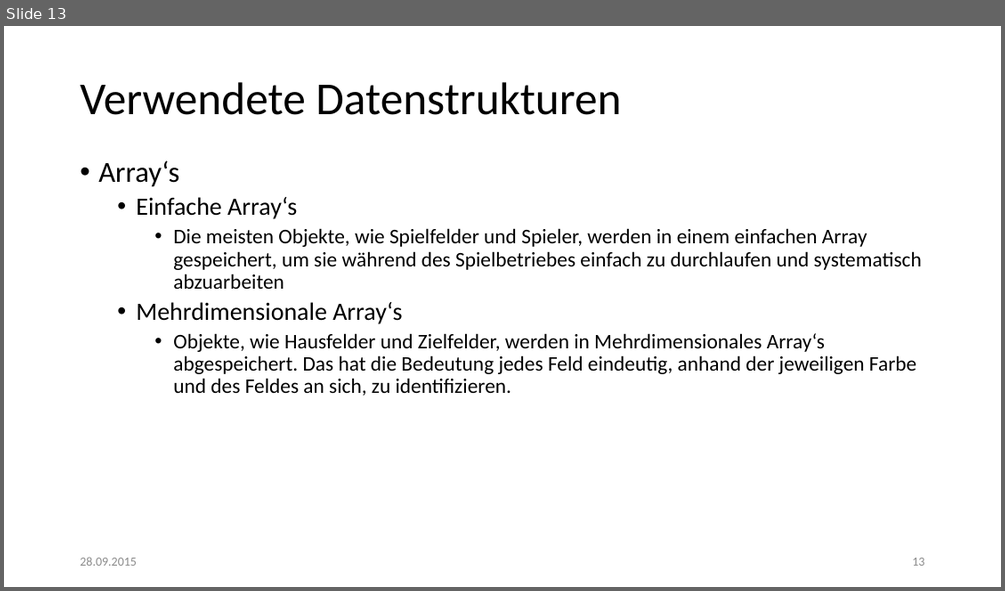
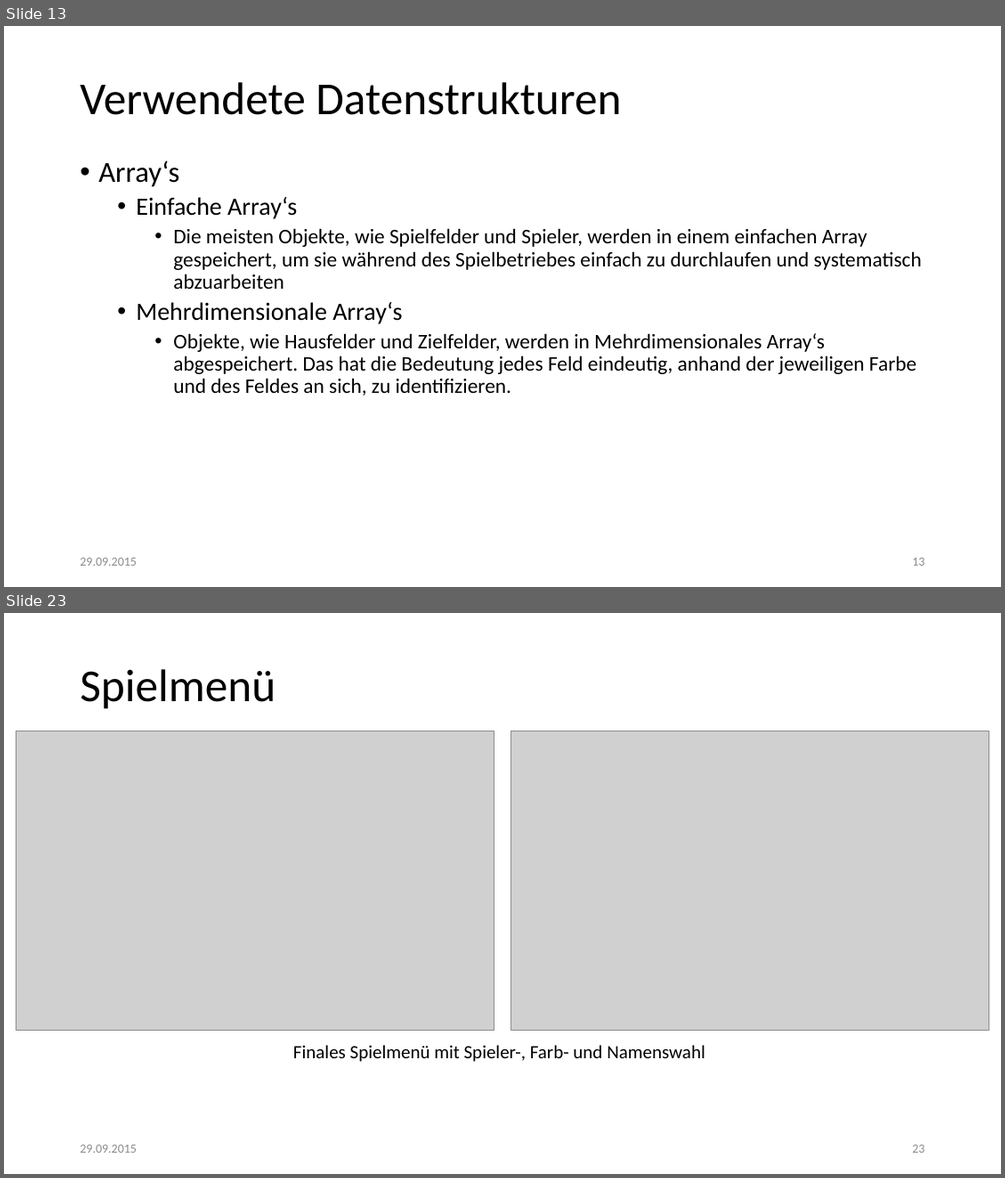
Before and after one commit to lukasleitsch/mensch-aergere-dich-nicht, a slide deck: Finale Präsentation.pptx. Shown one above the other, each under a label of ours: slide 13 before the commit, slides 13 and 23 after it; the slides between them are not shown. The pictures are 1005x591 and 1005x1178 pixels, drawn with LibreOffice and Linux fonts; fonts in the diff are those of the drawing; grey boxes stand for pictures. Boxes give left, top, right and bottom in pixels: in the first picture for what was removed or moved away, otherwise in the second. Text is boxed around its words. In the diff, an @@ line names an element or a change of style, - is before the commit and + after.

```diff
--- a/Finale Präsentation.pptx
+++ b/Finale Präsentation.pptx
@@ slide 23 added at [4,613,1001,1174], background #FFFFFF @@
@@ title added at [80,669,275,709], 44 pt, text #000000 @@
+Spielmenü
@@ picture added at [16,731,494,1030] @@
@@ picture added at [511,731,989,1030] @@
@@ text added at [293,1045,705,1062], 18 pt, text #000000 @@
+Finales Spielmenü mit Spieler-, Farb- und Namenswahl
@@ text added at [80,1144,137,1152], 12 pt, text #8C8C8C @@
+29.09.2015
@@ page number added at [912,1144,924,1152], 12 pt, text #8C8C8C @@
+23
@@ slide 13 changed as well @@
@@ text at [80,557,137,565]: text changed @@
-28.09.2015
+29.09.2015
```
Also in this commit, not shown: 12 other slides changed, 9 other slides added.
